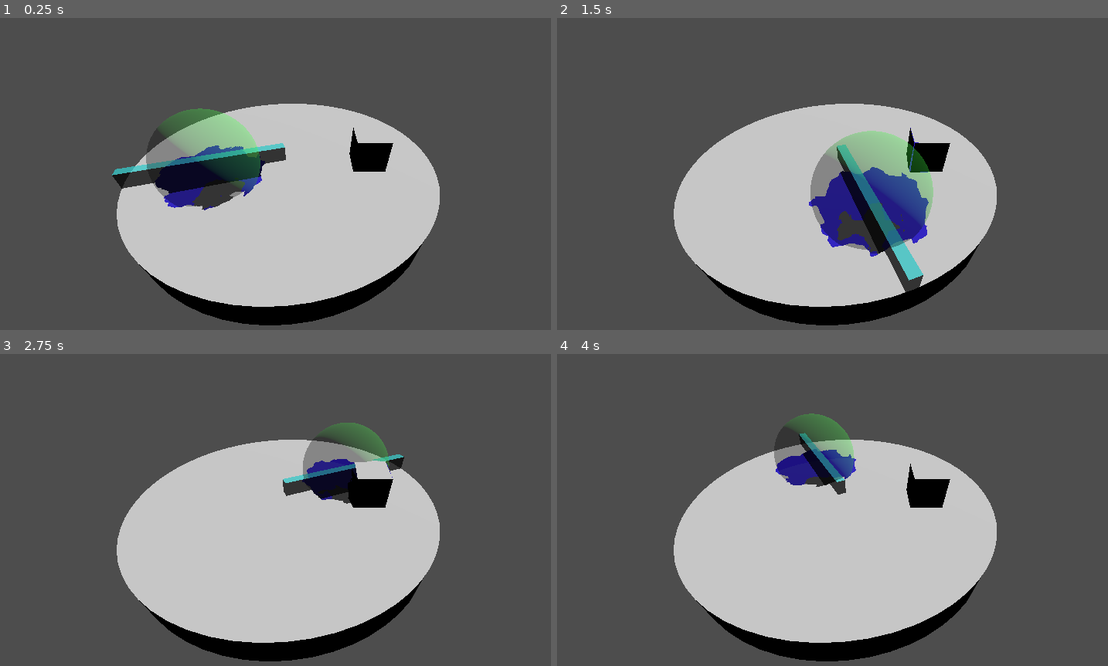
Above: before the commit, frames 1-4 (two rows, left to right).
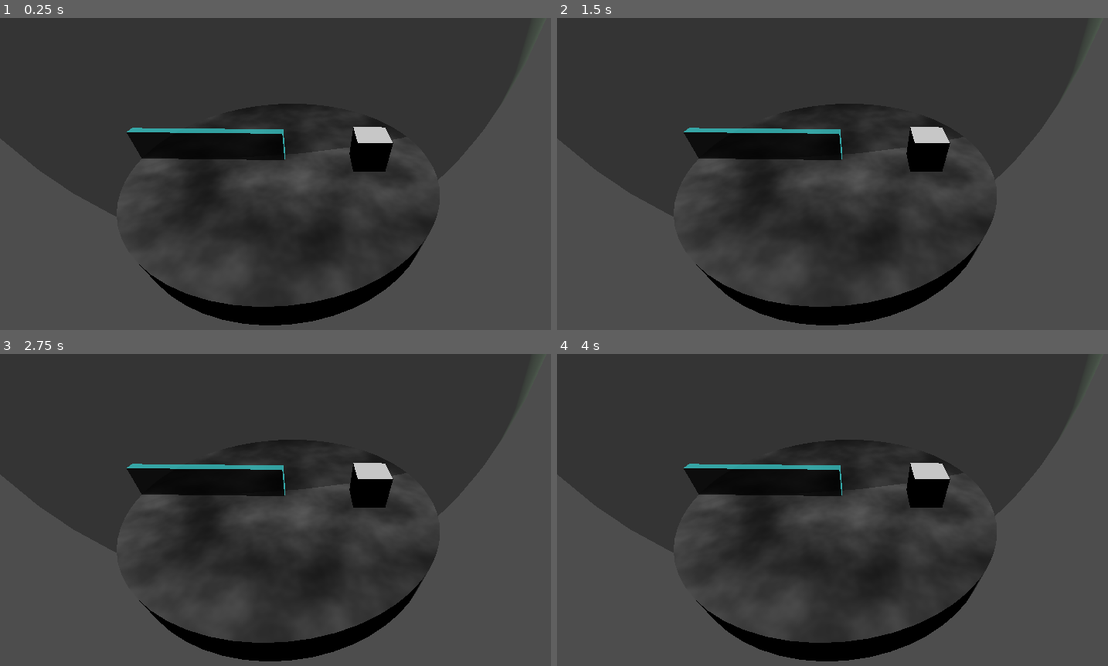
Above: after the commit, the same moments.

Repository: MisterIXI/gmtk25
Game: Godot game, scene res://scenes/_debug/yannik/dissolve_test_scene.tscn
Two runs of this game, one before a commit and one after it. Both use one fixed random seed, a clock stepped at 60 frames per second and the inputs below. The project has no main scene, so this scene is started directly.
Inputs (mouse positions are in pixels of both pictures, inside the frame that each line leads up to):
- Up to frame 1 (0.25 s): no input
- Up to frame 2 (1.5 s): move the mouse to (1003, 174) at 0.52 s; move the mouse to (744, 208) at 1.27 s
- Up to frame 3 (2.75 s): move the mouse to (369, 450) at 2.02 s
- Up to frame 4 (4 s): move the mouse to (832, 597) at 2.77 s; move the mouse to (1052, 578) at 3.52 s

The runs differ from the first frame. In frame 1, 65% of the frame differs, in the area x 0-97%, y 0-93%; in frame 2, 65%; in frame 3, 65%; in frame 4, 65%.

Commit message:
dysfunctional state of disk builder before delete

Diff:
--- a/scenes/_debug/yannik/dissolve_test_scene.tscn
+++ b/scenes/_debug/yannik/dissolve_test_scene.tscn
@@ -1,40 +1,20 @@
-[gd_scene load_steps=18 format=3 uid="uid://damtihno307j2"]
+[gd_scene load_steps=21 format=3 uid="uid://damtihno307j2"]
 
 [ext_resource type="Shader" uid="uid://ddv4i5hwh2yjy" path="res://scenes/_debug/yannik/dissolve.gdshader" id="1_a202f"]
 [ext_resource type="Script" uid="uid://fipobw43pbyk" path="res://scenes/_debug/yannik/rotator.gd" id="2_a0tk4"]
 [ext_resource type="Script" uid="uid://fkdi4n070o0s" path="res://scenes/_debug/yannik/dissolver.gd" id="2_noarx"]
 
-[sub_resource type="FastNoiseLite" id="FastNoiseLite_a0tk4"]
+[sub_resource type="FastNoiseLite" id="FastNoiseLite_e15mg"]
 
-[sub_resource type="NoiseTexture3D" id="NoiseTexture3D_r3fl7"]
-noise = SubResource("FastNoiseLite_a0tk4")
+[sub_resource type="NoiseTexture2D" id="NoiseTexture2D_5qdgf"]
+noise = SubResource("FastNoiseLite_e15mg")
 
-[sub_resource type="Gradient" id="Gradient_noarx"]
-offsets = PackedFloat32Array(0)
-colors = PackedColorArray(0.68307734, 0.6830774, 0.68307734, 1)
-
-[sub_resource type="FastNoiseLite" id="FastNoiseLite_jka67"]
-
-[sub_resource type="NoiseTexture3D" id="NoiseTexture3D_i5arm"]
-height = 414
-noise = SubResource("FastNoiseLite_jka67")
-color_ramp = SubResource("Gradient_noarx")
-
-[sub_resource type="ShaderMaterial" id="ShaderMaterial_wc5p8"]
-render_priority = 0
-shader = ExtResource("1_a202f")
-shader_parameter/expansion_max = 0.2
-shader_parameter/transition_in = -0.5
-shader_parameter/transition_out = 0.5
-shader_parameter/dissolve_noise_texture = SubResource("NoiseTexture3D_r3fl7")
-shader_parameter/hue_noise_texture = SubResource("NoiseTexture3D_i5arm")
-shader_parameter/intersector_pos = Vector3(2.4415102, 0.38957548, -0.1333847)
-shader_parameter/intersector_radius = 1.5775
-shader_parameter/p_vec = Vector3(0, 0, 0)
-shader_parameter/b_vec = Vector3(0, 0, 0)
+[sub_resource type="StandardMaterial3D" id="StandardMaterial3D_dxdqt"]
+albedo_color = Color(0.50928617, 0.50928617, 0.50928617, 1)
+albedo_texture = SubResource("NoiseTexture2D_5qdgf")
 
 [sub_resource type="CylinderMesh" id="CylinderMesh_a202f"]
-material = SubResource("ShaderMaterial_wc5p8")
+material = SubResource("StandardMaterial3D_dxdqt")
 top_radius = 5.0
 bottom_radius = 5.0
 height = 1.0
@@ -53,6 +33,35 @@
 
 [sub_resource type="BoxShape3D" id="BoxShape3D_jka67"]
 size = Vector3(5, 1, 0.3)
+
+[sub_resource type="FastNoiseLite" id="FastNoiseLite_a0tk4"]
+
+[sub_resource type="NoiseTexture3D" id="NoiseTexture3D_r3fl7"]
+noise = SubResource("FastNoiseLite_a0tk4")
+
+[sub_resource type="Gradient" id="Gradient_noarx"]
+offsets = PackedFloat32Array(0)
+colors = PackedColorArray(0.5370113, 0.5370113, 0.5370113, 1)
+
+[sub_resource type="FastNoiseLite" id="FastNoiseLite_jka67"]
+
+[sub_resource type="NoiseTexture3D" id="NoiseTexture3D_i5arm"]
+height = 414
+noise = SubResource("FastNoiseLite_jka67")
+color_ramp = SubResource("Gradient_noarx")
+
+[sub_resource type="ShaderMaterial" id="ShaderMaterial_wc5p8"]
+render_priority = 0
+shader = ExtResource("1_a202f")
+shader_parameter/expansion_max = 0.2
+shader_parameter/transition_in = -0.5
+shader_parameter/transition_out = 0.5
+shader_parameter/dissolve_noise_texture = SubResource("NoiseTexture3D_r3fl7")
+shader_parameter/hue_noise_texture = SubResource("NoiseTexture3D_i5arm")
+shader_parameter/intersector_pos = Vector3(3.518526, 0.38957167, 20.769085)
+shader_parameter/intersector_radius = 20.9
+shader_parameter/p_vec = Vector3(0, 0, 0)
+shader_parameter/b_vec = Vector3(0, 0, 0)
 
 [sub_resource type="StandardMaterial3D" id="StandardMaterial3D_4arys"]
 transparency = 1
@@ -79,15 +88,15 @@
 script = ExtResource("2_a0tk4")
 
 [node name="MeshInstance3D" type="MeshInstance3D" parent="Wiper"]
-transform = Transform3D(1, 0, 0, 0, 1, 0, 0, 0, 1, 2.5, 0, 0)
+transform = Transform3D(1, 0, 0, 0, 1, 0, 0, 0, 1, 2.5, 0.5, 0)
 mesh = SubResource("BoxMesh_r3fl7")
 
 [node name="CollisionShape3D" type="CollisionShape3D" parent="Wiper"]
-transform = Transform3D(1, 0, 0, 0, 1, 0, 0, 0, 1, 2.5, 0, 0)
+transform = Transform3D(1, 0, 0, 0, 1, 0, 0, 0, 1, 2.5, 0.5, 0)
 shape = SubResource("BoxShape3D_jka67")
 
 [node name="Node3D" type="Node3D" parent="Wiper"]
-transform = Transform3D(3.155, 0, 0, 0, 3.155, 0, 0, 0, 3.155, 2.4415102, 0.38957548, -0.1333847)
+transform = Transform3D(41.8, 0, 0, 0, 41.8, 0, 0, 0, 41.8, 3.518526, 0.38957167, 20.769085)
 script = ExtResource("2_noarx")
 material = SubResource("ShaderMaterial_wc5p8")
 
@@ -103,3 +112,5 @@
 
 [node name="DirectionalLight3D" type="DirectionalLight3D" parent="."]
 transform = Transform3D(0.68609774, -0.42862538, -0.5878352, 0.7275094, 0.40422696, 0.55437416, 0, -0.80801046, 0.5891682, 0, 2.548442, 0)
+
+[node name="Disk" type="Node3D" parent="."]
--- a/scenes/_debug/yannik/rotator.gd
+++ b/scenes/_debug/yannik/rotator.gd
@@ -1,5 +1,5 @@
 extends Area3D
 
 
-func _physics_process(delta):
-	rotate(Vector3.UP, 1.3*delta)
+# func _physics_process(delta):
+# 	rotate(Vector3.UP, 1.3*delta)
--- a/scenes/disk_builder/disk.tscn
+++ b/scenes/disk_builder/disk.tscn
@@ -48,6 +48,14 @@
 transform = Transform3D(1, 0, 0, 0, 1, 0, 0, 0, 1, 0, -0.5, 0)
 mesh = SubResource("CylinderMesh_x42e6")
 
+[node name="DiskMesh2" type="MeshInstance3D" parent="DiskFloor"]
+transform = Transform3D(1, 0, 0, 0, 1, 0, 0, 0, 1, 16.798317, -0.5, 0)
+mesh = SubResource("CylinderMesh_x42e6")
+
+[node name="DiskMesh3" type="MeshInstance3D" parent="DiskFloor"]
+transform = Transform3D(1, 0, 0, 0, 1, 0, 0, 0, 1, 16.798317, -0.5, 0)
+mesh = SubResource("CylinderMesh_x42e6")
+
 [node name="PillarCollisionShape" type="CollisionShape3D" parent="DiskFloor"]
 transform = Transform3D(1, 0, 0, 0, 1, 0, 0, 0, 1, 0, 1, 0)
 shape = SubResource("CylinderShape3D_6iamk")
--- a/scenes/disk_builder/disk_builder.gd
+++ b/scenes/disk_builder/disk_builder.gd
@@ -4,7 +4,7 @@
 
 @export var disk_preset: PackedScene
 @export var disk_setting: DiskSettings
-@export_range(1,10) var disk_count: int = 3
+@export_range(1, 10) var disk_count: int = 3
 @export_range(180, 360) var deg_max: float = 360
 
 @export_tool_button("Regenerate disks", "Node3D") var regen_button = regenerate_disks
@@ -12,16 +12,29 @@
 
 @onready var parent: Node3D = get_parent()
 
-var spawned_disks: Array[Node3D] = []
+var spawned_disks: Array[Disk] = []
+var time_wiper: TimeWiper = null
 
+func _ready():
+	if not Engine.is_editor_hint():
+		queue_free()
 
 func regenerate_disks() -> void:
-	# first disk
+	# time wiper node
+	find_time_wiper()
+	if time_wiper:
+		time_wiper.queue_free()
+	time_wiper = TimeWiper.new()
+	time_wiper.name = "TimeWiper"
+	parent.add_child(time_wiper)
+	time_wiper.owner = get_tree().edited_scene_root
+	# disks
 	for i in range(disk_count):
 		var disk = disk_preset.instantiate() as Disk
 		parent.add_child(disk)
 		disk.name = "Disk" + str(i)
-		disk.disk_id = i
+		disk.set("disk_id", i)
+		# parent.set_editable_instance(disk, true)
 		disk.global_position = Vector3.RIGHT * i * (disk_setting.disk_radius * 2 + 5.0)
 		spawned_disks.append(disk)
 		disk.disk_collision_shape.shape.radius = disk_setting.disk_radius
@@ -29,14 +42,26 @@
 		disk.disk_mesh.mesh.bottom_radius = disk_setting.disk_radius
 		disk.disk_mesh.mesh.surface_set_material(0, disk_setting.disk_mat)
 		disk.owner = get_tree().edited_scene_root
+		# set_owner_recursive(disk, get_tree().edited_scene_root)
 		# wiper
 		disk.wiper_mesh.mesh.size = Vector3(disk_setting.disk_radius, 2.0, 0.5)
 		disk.wiper_mesh.position = Vector3(disk_setting.disk_radius / 2.0, 1.0, 0)
 		disk.wiper_mesh.mesh.surface_set_material(0, disk_setting.wiper_mat)
 		disk.wiper_col_shape.shape.size = Vector3(disk_setting.disk_radius, 2.0, 0.5)
 		disk.wiper_col_shape.position = Vector3(disk_setting.disk_radius / 2.0, 1.0, 0)
-	pass
+		# EditorInterface.save_scene()
+		# parent.set_editable_instance(disk, false)
+	# set disk array to time wiper
+	# time_wiper.set_deferred("disks", spawned_disks.duplicate())
+	# time_wiper.initialize(spawned_disks.duplicate())
+	EditorInterface.mark_scene_as_unsaved()
 
+func find_time_wiper() -> void:
+	if time_wiper == null:
+		for child in get_tree().edited_scene_root.get_children():
+			if child is TimeWiper:
+				time_wiper = child
+				break
 
 func delete_spawned_disks() -> void:
 	if spawned_disks == null:
@@ -50,3 +75,11 @@
 	for disk in spawned_disks:
 		disk.queue_free()
 	spawned_disks.clear()
+	find_time_wiper()
+	if time_wiper:
+		time_wiper.queue_free()
+
+func set_owner_recursive(node: Node, node_owner: Node) -> void:
+	node.owner = node_owner
+	for child in node.get_children():
+		set_owner_recursive(child, node)
--- a/scenes/disk_builder/disk_builder.tscn
+++ b/scenes/disk_builder/disk_builder.tscn
@@ -4,5 +4,6 @@
 [ext_resource type="PackedScene" uid="uid://kq5u6cobmsbw" path="res://scenes/disk_builder/disk.tscn" id="2_jscgk"]
 
 [node name="DiskBuilder" type="Node3D"]
+transform = Transform3D(0.9997662, 0, 0.021622945, 0, 1, 0, -0.021622945, 0, 0.9997662, 0, 0, 0)
 script = ExtResource("1_ivecv")
 disk_preset = ExtResource("2_jscgk")
--- a/scenes/levels/level_1.tscn
+++ b/scenes/levels/level_1.tscn
@@ -1,34 +1,10 @@
-[gd_scene load_steps=5 format=3 uid="uid://cr0vl3ekkvcnn"]
-
-[ext_resource type="PackedScene" uid="uid://ms72n18m8rtx" path="res://scenes/disk_builder/disk_builder.tscn" id="1_ksju7"]
-[ext_resource type="Script" uid="uid://pwcslye4vglo" path="res://scenes/disk_builder/disk.gd" id="2_6iamk"]
-[ext_resource type="Resource" uid="uid://5mpm3c8mnemj" path="res://scenes/disk_builder/disk_settings.tres" id="2_x42e6"]
-[ext_resource type="PackedScene" uid="uid://kq5u6cobmsbw" path="res://scenes/disk_builder/disk.tscn" id="3_nsrm0"]
+[gd_scene format=3 uid="uid://cr0vl3ekkvcnn"]
 
 [node name="Level1" type="Node3D"]
+transform = Transform3D(0.9999649, 0, -0.008377482, 0, 1, 0, 0.008377482, 0, 0.9999649, 0, 0, 0)
 
-[node name="DiskBuilder" parent="." instance=ExtResource("1_ksju7")]
-disk_setting = ExtResource("2_x42e6")
+[node name="Camera3D" type="Camera3D" parent="."]
+transform = Transform3D(0.9997995, -0.01792859, 0.008921201, 0, 0.44549116, 0.8952864, -0.020025536, -0.8951068, 0.44540188, 24.583897, 25.979885, 13.987475)
 
-[node name="Disk1" type="Node3D" parent="." node_paths=PackedStringArray("disk_collision_shape", "disk_mesh", "wiper_col_shape", "wiper_mesh") instance=ExtResource("3_nsrm0")]
-script = ExtResource("2_6iamk")
-disk_collision_shape = NodePath("DiskFloor/DiskCollisionShape")
-disk_mesh = NodePath("DiskFloor/DiskMesh")
-wiper_col_shape = NodePath("WiperArea/WiperCoillisionShape")
-wiper_mesh = NodePath("WiperArea/WiperMesh")
-
-[node name="Disk2" type="Node3D" parent="." node_paths=PackedStringArray("disk_collision_shape", "disk_mesh", "wiper_col_shape", "wiper_mesh") instance=ExtResource("3_nsrm0")]
-transform = Transform3D(1, 0, 0, 0, 1, 0, 0, 0, 1, 25, 0, 0)
-script = ExtResource("2_6iamk")
-disk_collision_shape = NodePath("DiskFloor/DiskCollisionShape")
-disk_mesh = NodePath("DiskFloor/DiskMesh")
-wiper_col_shape = NodePath("WiperArea/WiperCoillisionShape")
-wiper_mesh = NodePath("WiperArea/WiperMesh")
-
-[node name="Disk3" type="Node3D" parent="." node_paths=PackedStringArray("disk_collision_shape", "disk_mesh", "wiper_col_shape", "wiper_mesh") instance=ExtResource("3_nsrm0")]
-transform = Transform3D(1, 0, 0, 0, 1, 0, 0, 0, 1, 50, 0, 0)
-script = ExtResource("2_6iamk")
-disk_collision_shape = NodePath("DiskFloor/DiskCollisionShape")
-disk_mesh = NodePath("DiskFloor/DiskMesh")
-wiper_col_shape = NodePath("WiperArea/WiperCoillisionShape")
-wiper_mesh = NodePath("WiperArea/WiperMesh")
+[node name="DirectionalLight3D" type="DirectionalLight3D" parent="."]
+transform = Transform3D(-0.61016315, 0.7619336, -0.21715917, -0.5023409, -0.1601003, 0.84971845, 0.6126618, 0.62755483, 0.48043776, -6.7101154, 20.444965, 0)
--- /dev/null
+++ b/scenes/wiper_mechanic/time_wiper.gd
@@ -0,0 +1,41 @@
+class_name TimeWiper
+extends Node
+
+
+@export var disks: Array[Disk]
+## current wipe angle in rad
+var wipe_angle: float = 0.0
+
+var objects_being_wiped: Array[Node3D] = []
+
+func _ready():
+	print("disks: ", disks)
+
+func initialize(disk_arr: Array[Disk]) -> void:
+	disks = disk_arr
+	for disk in disks:
+		disk.wiper_area.body_entered.connect(body_entered_on_wiper_area_x.bind(disk.disk_id))
+	pass
+func _physics_process(delta):
+	for disk in disks:
+		disk.wiper_area.rotate(Vector3.UP, 1.0 * delta)
+	pass
+
+
+func body_entered_on_wiper_area_x(body: Node3D, disk_id: int) -> void:
+	if body.is_in_group("wipeable"):
+		objects_being_wiped.append(body)
+		if body is RigidBody3D:
+			body.freeze = true
+	pass
+
+func body_exited_wiper_area_x(body: Node3D, disk_id: int) -> void:
+	if body in objects_being_wiped:
+		objects_being_wiped.erase(body)
+		var temp_pos = body.position
+		disks[(disk_id + 1) % disks.size()].add_child(body)
+		body.position = temp_pos
+		if body is RigidBody3D:
+			body.freeze = false
+		pass
+	pass
Not shown, added: scenes/wiper_mechanic/time_wiper.gd.uid
